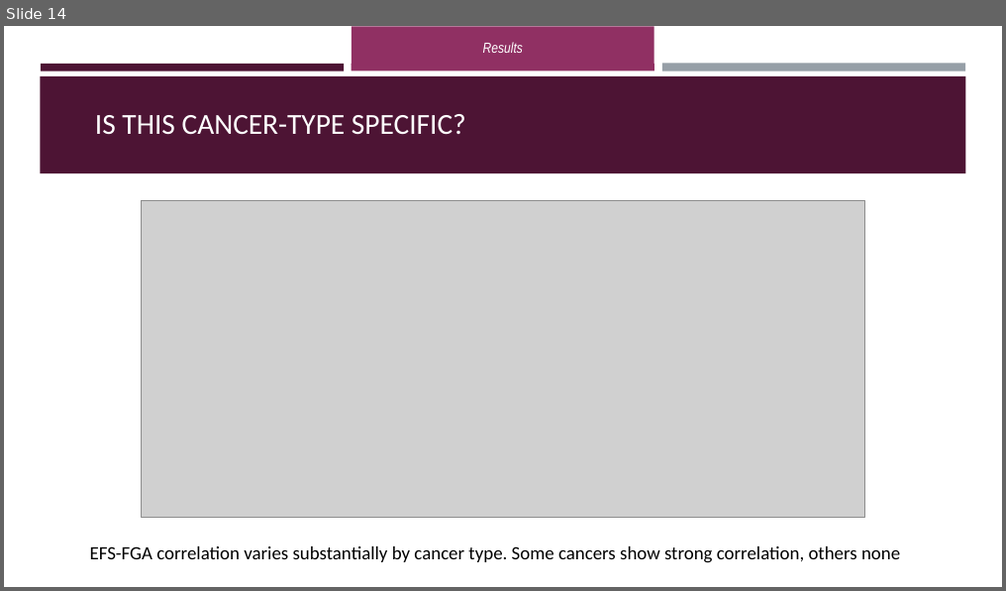
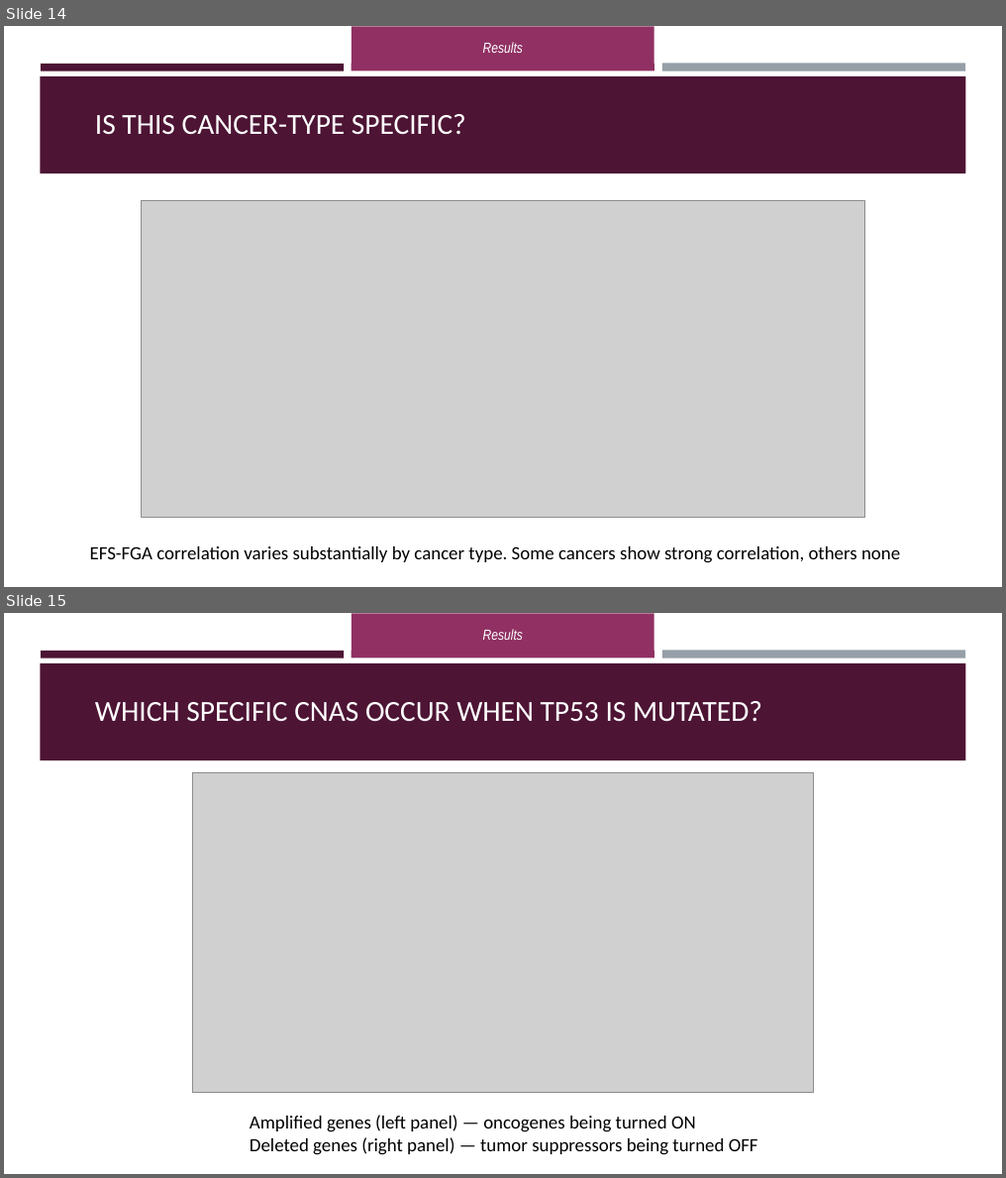
Before and after one commit to OrnitB/cancer_bioinformatics, a slide deck: project/project_background/Final Project Presentation - Ornit - Cancer Bioinfo March 2026.pptx. Shown one above the other, each under a label of ours: slide 14 before the commit, slides 14 and 15 after it. The pictures are 1006x591 and 1006x1178 pixels, drawn with LibreOffice and Linux fonts; fonts in the diff are those of the drawing; grey boxes stand for pictures. Boxes give left, top, right and bottom in pixels: in the first picture for what was removed or moved away, otherwise in the second. Text is boxed around its words. In the diff, an @@ line names an element or a change of style, - is before the commit and + after.

```diff
--- a/project/project_background/Final Project Presentation - Ornit - Cancer Bioinfo March 2026.pptx
+++ b/project/project_background/Final Project Presentation - Ornit - Cancer Bioinfo March 2026.pptx
@@ slide 15 added at [4, 613, 1002, 1174], background #FFFFFF; not listed: 4 template elements that a slide beside it also shows @@
@@ text added at [483, 629, 523, 640], 14 pt, text #FFFFFF, italic @@
+Results
@@ text added at [95, 701, 762, 722], 28 pt, text #FFFFFF @@
+WHICH SPECIFIC CNAS OCCUR WHEN TP53 IS MUTATED?
@@ picture added at [193, 772, 814, 1093] @@
@@ text added at [250, 1115, 758, 1156], 18 pt, text #000000 @@
+Amplified genes (left panel) — oncogenes being turned ON
+Deleted genes (right panel) — tumor suppressors being turned OFF
```
Also in this commit, not shown: 3 slides changed, 4 other slides added, 1 other file.
